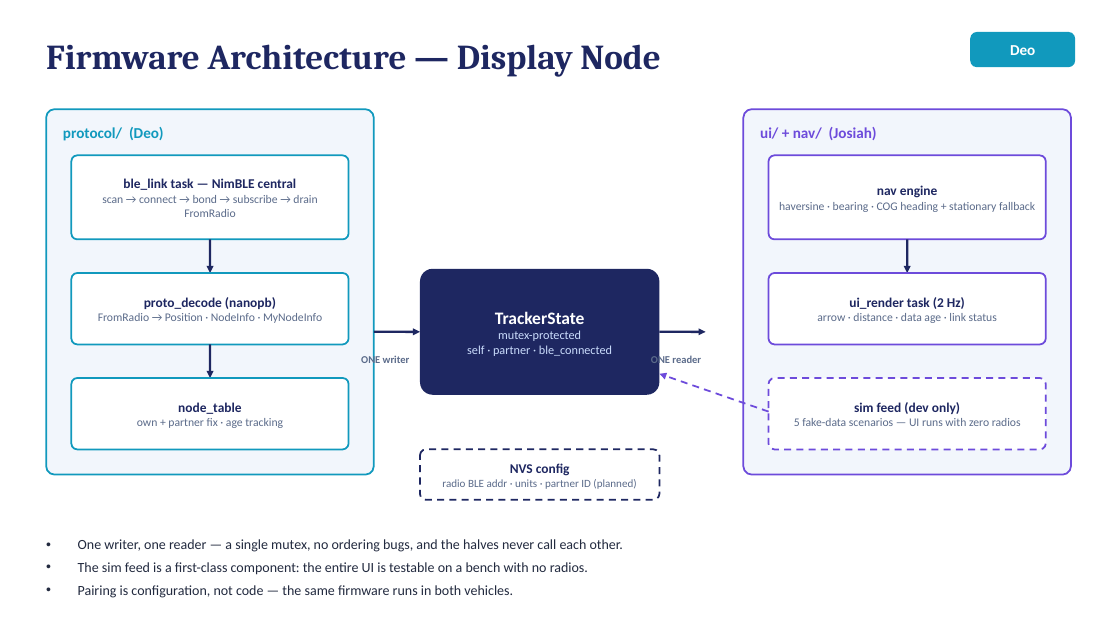
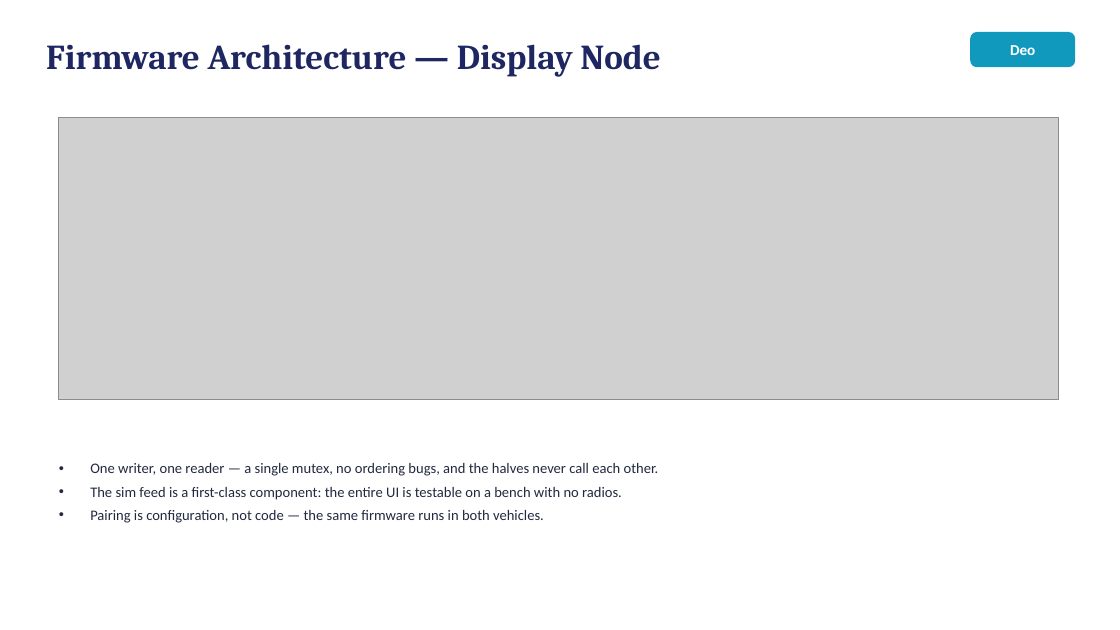
Before and after one commit to deosgracius/offgrid-vehicle-tracker, a slide deck: slide 6 of docs/presentations/Group9_Presentation2_Weeks1-2.pptx. Drawn at 1120x630 pixels with LibreOffice and Linux fonts; fonts in the diff are those of the drawing; grey boxes stand for pictures. Boxes give left, top, right and bottom in pixels: in the first picture for what was removed or moved away, otherwise in the second. Text is boxed around its words. In the diff, an @@ line names an element or a change of style, - is before the commit and + after.

```diff
--- a/docs/presentations/Group9_Presentation2_Weeks1-2.pptx
+++ b/docs/presentations/Group9_Presentation2_Weeks1-2.pptx
@@ rounded rectangle removed at bbox=[46, 109, 374, 475] @@
@@ picture added at bbox=[59, 118, 1059, 400] @@
@@ rounded rectangle removed at bbox=[744, 109, 1071, 475] @@
@@ text removed at bbox=[63, 127, 163, 141] @@
-protocol/ (Deo)
@@ text removed at bbox=[760, 127, 877, 140] @@
-ui/ + nav/ (Josiah)
@@ rounded rectangle removed at bbox=[71, 155, 349, 239] @@
@@ text removed at bbox=[102, 178, 317, 217] @@
-ble_link task — NimBLE central
-scan → connect → bond → subscribe → drain FromRadio
@@ rounded rectangle removed at bbox=[769, 155, 1046, 239] @@
@@ text removed at bbox=[779, 185, 1035, 212] @@
-nav engine
-haversine · bearing · COG heading + stationary fallback
@@ arrow removed from (210, 239) to (210, 273) @@
@@ arrow removed from (907, 239) to (907, 273) @@
@@ rounded rectangle removed at bbox=[420, 269, 660, 395] @@
@@ rounded rectangle removed at bbox=[71, 273, 349, 344] @@
@@ text removed at bbox=[98, 297, 322, 323] @@
-proto_decode (nanopb)
-FromRadio → Position · NodeInfo · MyNodeInfo
@@ rounded rectangle removed at bbox=[769, 273, 1046, 344] @@
@@ text removed at bbox=[817, 297, 997, 323] @@
-ui_render task (2 Hz)
-arrow · distance · data age · link status
@@ text removed at bbox=[467, 311, 612, 356] @@
-TrackerState
-mutex-protected
-self · partner · ble_connected
@@ arrow removed from (210, 344) to (210, 378) @@
@@ text removed at bbox=[361, 355, 410, 367] @@
-ONE writer
@@ arrow removed from (374, 332) to (420, 332) @@
@@ text removed at bbox=[651, 355, 701, 367] @@
-ONE reader
@@ arrow removed from (660, 332) to (706, 332) @@
@@ rounded rectangle removed at bbox=[71, 378, 349, 450] @@
@@ arrow removed from (769, 412) to (660, 374) @@
@@ rounded rectangle removed at bbox=[769, 378, 1046, 450] @@
@@ text removed at bbox=[137, 402, 283, 428] @@
-node_table
-own + partner fix · age tracking
@@ text removed at bbox=[794, 402, 1021, 426] @@
-sim feed (dev only)
-5 fake-data scenarios — UI runs with zero radios
@@ text "One writer, one reader — ...": place and size @@
-text "One writer, one reader — ..." at bbox=[78, 539, 623, 598]
+text "One writer, one reader — ..." at bbox=[90, 463, 659, 523]
@@ text "One writer, one reader — ..." at bbox=[90, 463, 659, 523]: size 12 to 12.5 pt @@
@@ rounded rectangle removed at bbox=[420, 450, 660, 500] @@
@@ text removed at bbox=[442, 463, 636, 489] @@
-NVS config
-radio BLE addr · units · partner ID (planned)
```
Also in this commit, not shown: 4 other slides changed, 1 other file.
